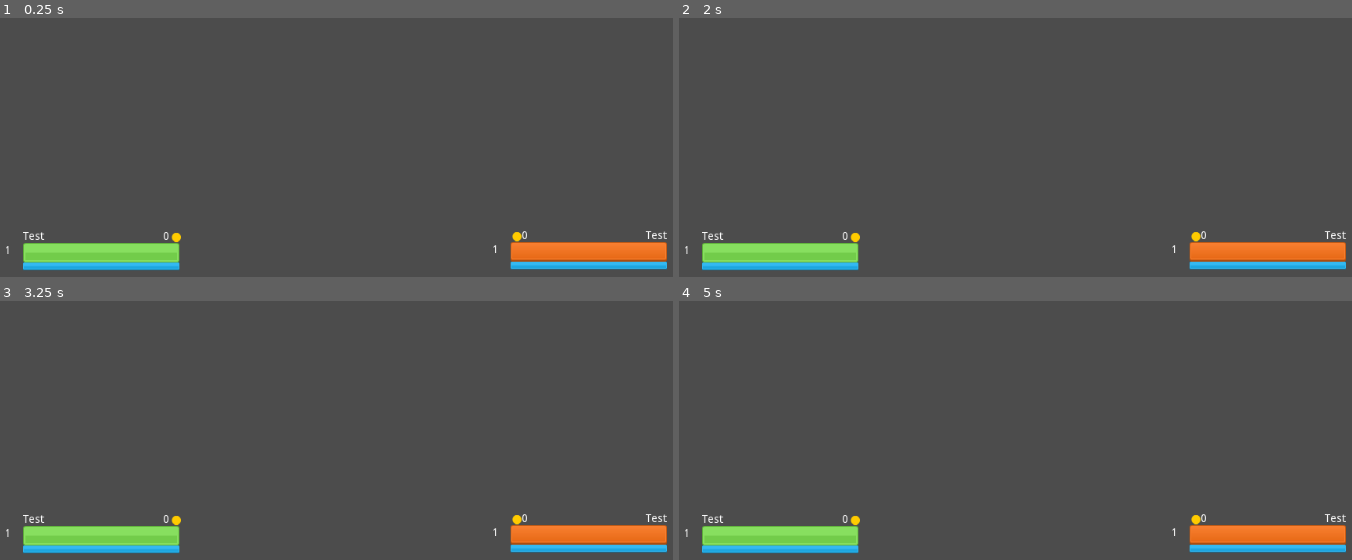
Above: before the commit, frames 1-4 (two rows, left to right).
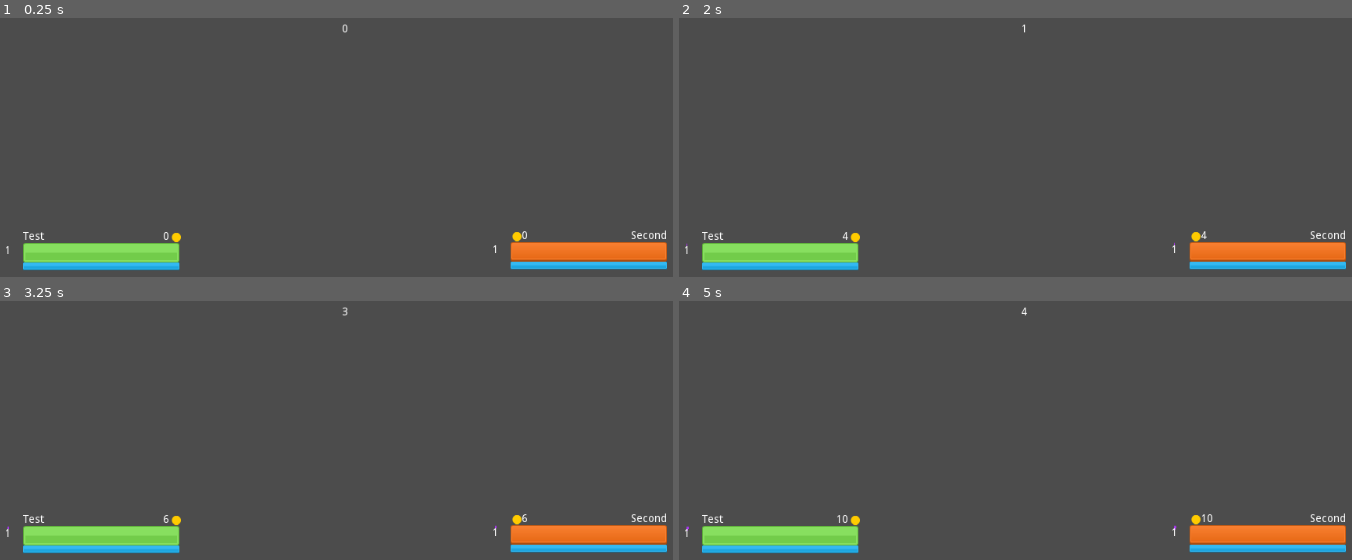
Above: after the commit, the same moments.

Repository: BliznyukNM/moba-manager
Game: Godot game, scene res://src/Match.tscn
Two runs of this game, one before a commit and one after it. Both use one fixed random seed, a clock stepped at 60 frames per second and the inputs below. The project has no main scene, so this scene is started directly.
Inputs:
- Up to frame 1 (0.25 s): no input
- Up to frame 2 (2 s): tap Enter at 0.5 s; tap Space at 1.25 s
- Up to frame 3 (3.25 s): tap Enter at 2 s; tap Space at 2.75 s
- Up to frame 4 (5 s): tap Enter at 3.5 s; tap Space at 4.25 s

The runs differ from the first frame. In frame 1, 0.1% of the frame differs, in the area x 50-100%, y 2-86%; in frame 2, 0.1%; in frame 3, 0.1%; in frame 4, 0.2%, in the area x 1-100%, y 2-89%.
Error before the commit: Invalid get index 'updates_per_second' (on base: 'Time'). (res://src/Match.gd:39)

Commit message:
small refactoring

Diff:
--- a/moba-manager/project.godot
+++ b/moba-manager/project.godot
@@ -43,11 +43,6 @@
 "class": "MatchUI",
 "language": "GDScript",
 "path": "res://src/MatchUI.gd"
-}, {
-"base": "Reference",
-"class": "Time",
-"language": "GDScript",
-"path": "res://src/Time.gd"
 } ]
 _global_script_class_icons={
 "CooldownValue": "",
@@ -56,14 +51,17 @@
 "Hero": "",
 "HeroKey": "",
 "HeroUI": "",
-"MatchUI": "",
-"Time": ""
+"MatchUI": ""
 }
 
 [application]
 
 config/name="MOBA Manager"
 config/icon="res://icon.png"
+
+[autoload]
+
+Time="*res://src/Time.gd"
 
 [debug]
 
--- a/moba-manager/src/HeroKey.gd
+++ b/moba-manager/src/HeroKey.gd
@@ -1,2 +1,2 @@
 class_name HeroKey
-enum { Test }
+enum { Test, SecondTest }
--- a/moba-manager/src/HeroUI.gd
+++ b/moba-manager/src/HeroUI.gd
@@ -2,12 +2,12 @@
 class_name HeroUI
 
 
-onready var name_label: Label = $Name
-onready var health_bar: TextureProgress = $Health
-onready var mana_bar: TextureProgress = $Mana
-onready var gold_label: Label = $Gold
-onready var experience_bar: TextureProgress = $Experience
-onready var level_label: Label = $Experience/Level
+onready var name_label: = $Name
+onready var health_bar: = $Health
+onready var mana_bar: = $Mana
+onready var gold_label: = $Gold
+onready var experience_bar: = $Experience
+onready var level_label: = $Experience/Level
 
 
 var _hero: Hero
--- a/moba-manager/src/Match.gd
+++ b/moba-manager/src/Match.gd
@@ -6,7 +6,8 @@
 
 # TODO: move to some kind of hero database
 onready var heroes: Dictionary = {
-	HeroKey.Test: preload("res://src/heroes/TestHero.tscn")
+	HeroKey.Test: preload("res://src/heroes/TestHero.tscn"),
+	HeroKey.SecondTest: preload("res://src/heroes/SecondTestHero.tscn")
 }
 
 
@@ -19,7 +20,7 @@
 
 func _ready() -> void:
 	ui_root.add_hero(_create_hero(HeroKey.Test, Fraction.Radiant))
-	ui_root.add_hero(_create_hero(HeroKey.Test, Fraction.Dire))
+	ui_root.add_hero(_create_hero(HeroKey.SecondTest, Fraction.Dire))
 
 
 func _create_hero(hero_key: int, fraction: int) -> Hero:
@@ -33,10 +34,11 @@
 	for hero in heroes_root.get_children():
 		hero.update()
 	ui_root.update()
+	$"/root/Time".tick()
 
 
 func _physics_process(delta: float) -> void:
-	_update_cooldown += delta * Time.updates_per_second * _time_multiplier
+	_update_cooldown += delta * $"/root/Time".updates_per_second * _time_multiplier
 	var ticks_amount = int(_update_cooldown)
 
 	for _i in range(0, ticks_amount):
--- a/moba-manager/src/MatchUI.gd
+++ b/moba-manager/src/MatchUI.gd
@@ -1,16 +1,19 @@
 extends Node
 class_name MatchUI
 
+onready var time: = $"/root/Time"
 
-onready var hero_uis: Dictionary = {
+onready var hero_uis: = {
 	Fraction.Radiant: preload("res://src/RadiantHeroUI.tscn"),
 	Fraction.Dire: preload("res://src/DireHeroUI.tscn")
 }
 
-onready var ui_roots: Dictionary = {
+onready var ui_roots: = {
 	Fraction.Radiant: $RadiantHeroes,
 	Fraction.Dire: $DireHeroes
 }
+
+onready var time_label: = $Time
 
 
 func add_hero(hero: Hero) -> void:
@@ -23,3 +26,4 @@
 	for fraction in ui_roots:
 		for hero in ui_roots[fraction].get_children():
 			hero.update()
+	time_label.text = str(time.get_passed_seconds())
--- a/moba-manager/src/MatchUI.tscn
+++ b/moba-manager/src/MatchUI.tscn
@@ -31,3 +31,17 @@
 __meta__ = {
 "_edit_use_anchors_": false
 }
+
+[node name="Time" type="Label" parent="."]
+anchor_left = 0.5
+anchor_right = 0.5
+margin_left = -20.0
+margin_top = 10.0
+margin_right = 20.0
+margin_bottom = 14.0
+text = "00:00"
+align = 1
+valign = 1
+__meta__ = {
+"_edit_use_anchors_": false
+}
--- a/moba-manager/src/Time.gd
+++ b/moba-manager/src/Time.gd
@@ -1,8 +1,15 @@
-class_name Time
+extends Node
 
 
 const updates_per_second: = 15
 
 
-static func seconds_to_updates(seconds: int) -> int:
-	return seconds * updates_per_second
+var _ticks_passed: int
+
+
+func tick() -> void:
+	_ticks_passed += 1
+
+
+func get_passed_seconds() -> int:
+	return _ticks_passed / updates_per_second
--- a/moba-manager/src/heroes/Hero.gd
+++ b/moba-manager/src/heroes/Hero.gd
@@ -56,13 +56,12 @@
 	return _exp_to_lvl[level - 1]
 
 
-const _base_experience_gain: int = 30
+const _base_experience_gain: int = 2
 
 
 var _experience_per_gain: int setget , _get_experience_per_gain
 func _get_experience_per_gain() -> int:
-	var value: = _base_experience_gain
-	return value - randi() % (value / 5)
+	return _base_experience_gain
 
 
 func _is_level_max() -> bool:
@@ -76,13 +75,12 @@
 var gold: int
 
 
-const _base_gold_gain: int = 10
+const _base_gold_gain: int = 2
 
 
 var _gold_per_gain: int setget , _get_gold_per_gain
 func _get_gold_per_gain() -> int:
-	var value: = _base_gold_gain
-	return value - randi() % (value / 5)
+	return _base_gold_gain
 
 
 var fraction: int
@@ -111,14 +109,14 @@
 	_exp_gain_ability.update()
 	_attack_ability.update()
 
-	farm() # TODO: just testing
+	_passive_gain()
 
 
 func damage(value: int) -> void:
 	self.health -= value
 
 
-func farm() -> void:
+func _passive_gain() -> void:
 	if _gold_gain_ability.is_ready:
 		self.gold += self._gold_per_gain
 		_gold_gain_ability.trigger()
--- /dev/null
+++ b/moba-manager/src/heroes/SecondTestHero.tscn
@@ -0,0 +1,8 @@
+[gd_scene load_steps=2 format=2]
+
+[ext_resource path="res://src/heroes/TestHero.tscn" type="PackedScene" id=1]
+
+[node name="SecondTestHero" instance=ExtResource( 1 )]
+name_key = "Second"
+base_health = 400
+base_mana = 300
